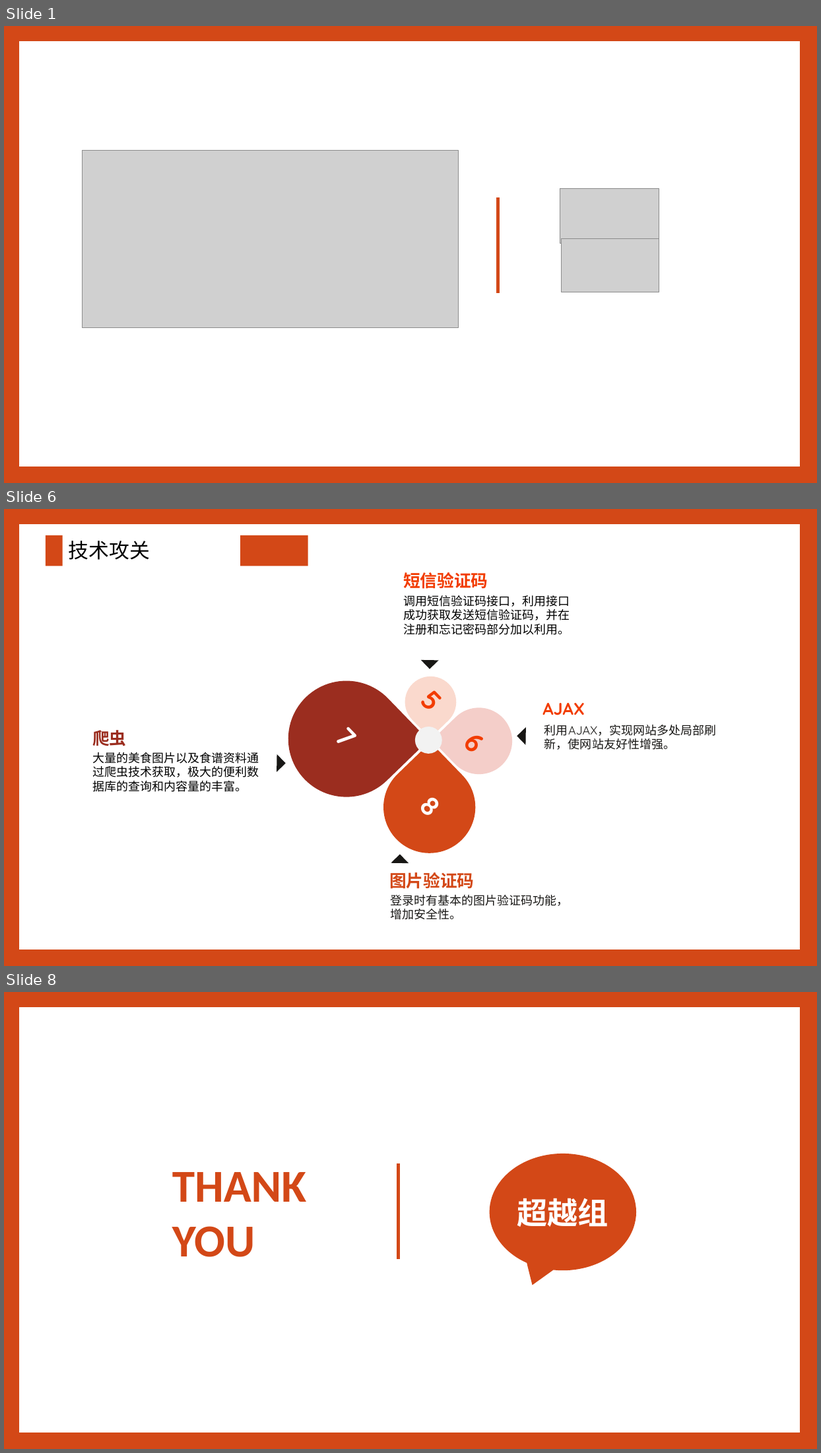
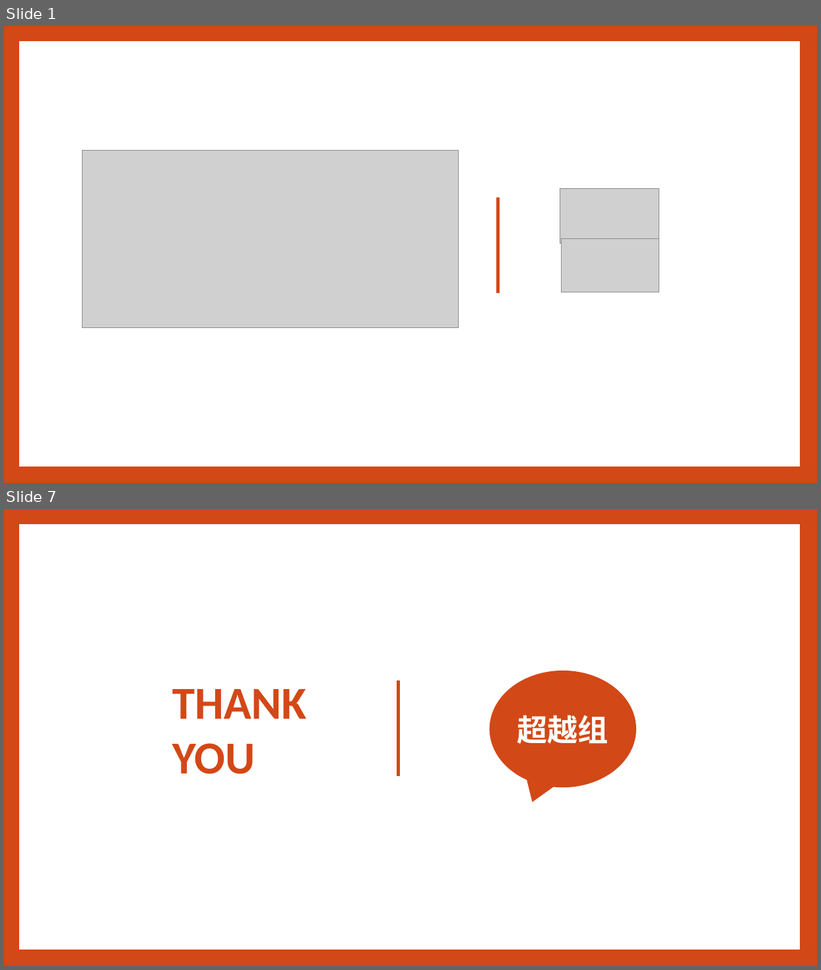
Before and after one commit to TastyTeam/Tasty, a slide deck: 趣吃.pptx. Shown one above the other, each under a label of ours: slides 1, 6 and 8 before the commit, slides 1 and 7 after it; the slides between them are not shown. The pictures are 821x1453 and 821x970 pixels, drawn with LibreOffice and Linux fonts; fonts in the diff are those of the drawing; grey boxes stand for pictures. Boxes give left, top, right and bottom in pixels: in the first picture for what was removed or moved away, otherwise in the second. Text is boxed around its words. In the diff, an @@ line names an element or a change of style, - is before the commit and + after.

```diff
--- a/趣吃.pptx
+++ b/趣吃.pptx
@@ slide 6 removed at [4, 509, 817, 966], background #FFFFFF; not listed: 1 template element that a slide beside it also shows @@
@@ rectangle removed at [46, 535, 63, 566] @@
@@ title removed at [69, 541, 150, 560] @@
-技术攻关
@@ rectangle removed at [241, 535, 308, 566] @@
@@ text removed at [403, 572, 488, 589] @@
-短信验证码
@@ text removed at [403, 595, 570, 635] @@
-调用短信验证码接口，利用接口成功获取发送短信验证码，并在注册和忘记密码部分加以利用。
@@ group removed at [264, 652, 535, 873]: 4 teardrops, 4 right triangles, 4 texts, 1 ellipse @@
-7
-8
-6
-5
@@ text removed at [543, 703, 585, 716] @@
-AJAX
@@ text removed at [545, 725, 716, 750] @@
-利用AJAX，实现网站多处局部刷新，使网站友好性增强。
@@ text removed at [92, 730, 126, 746] @@
-爬虫
@@ text removed at [92, 753, 259, 792] @@
-大量的美食图片以及食谱资料通过爬虫技术获取，极大的便利数据库的查询和内容量的丰富。
@@ text removed at [389, 873, 474, 889] @@
-图片验证码
@@ text removed at [390, 895, 568, 920] @@
-登录时有基本的图片验证码功能，增加安全性。
@@ what was slide 8 is now slide 7 @@
```
Also in this commit, not shown: 5 slides changed, 1 other file.
